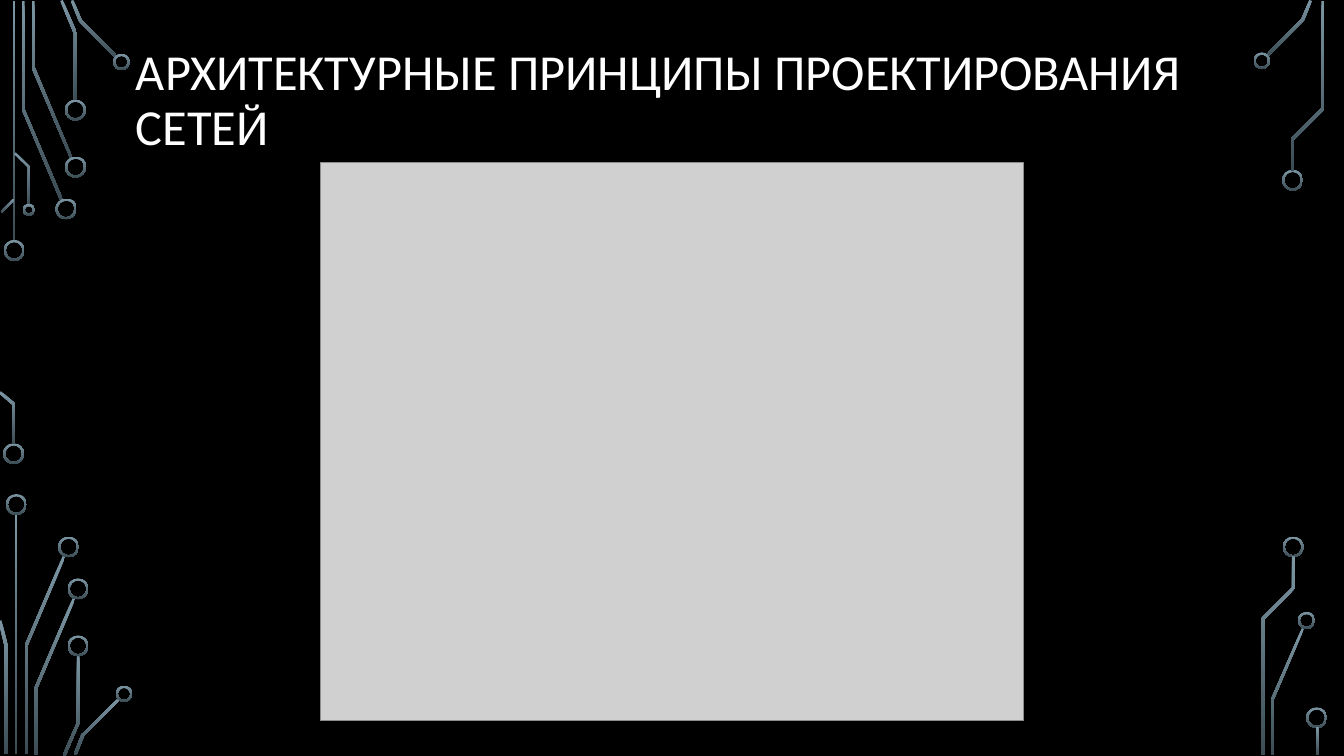
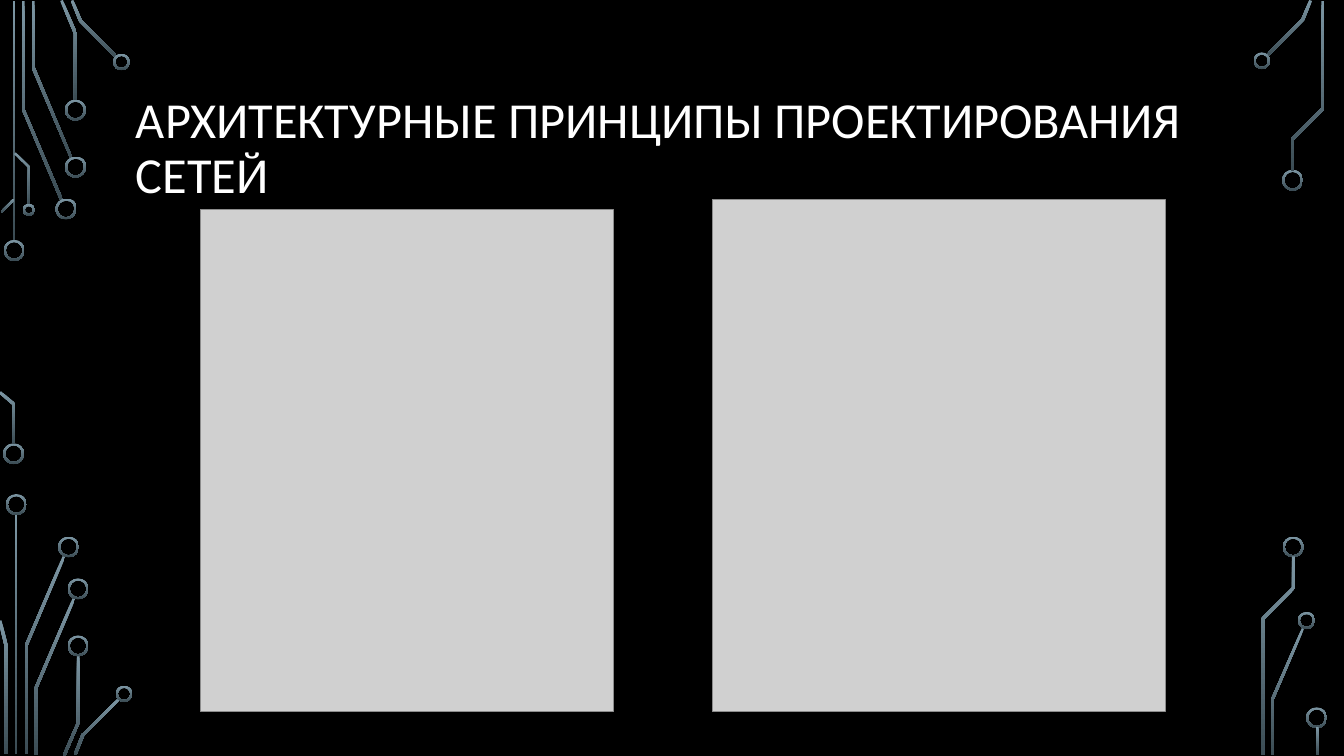
Before and after one commit to nhtgale/itn, a slide deck: slide 3 of 1.3 Architecture/1.3 Architecture.pptx. Drawn at 1344x756 pixels with LibreOffice and Linux fonts; fonts in the diff are those of the drawing; grey boxes stand for pictures; background and template pictures are left out. Boxes give left, top, right and bottom in pixels: in the first picture for what was removed or moved away, otherwise in the second. Text is boxed around its words. In the diff, an @@ line names an element or a change of style, - is before the commit and + after.

```diff
--- a/1.3 Architecture/1.3 Architecture.pptx
+++ b/1.3 Architecture/1.3 Architecture.pptx
@@ title "АРХИТЕКТУРНЫЕ ПРИНЦИПЫ ПРОЕКТИРОВАНИЯ СЕТЕЙ": place and size @@
-title "АРХИТЕКТУРНЫЕ ПРИНЦИПЫ ПРОЕКТИРОВАНИЯ СЕТЕЙ" at <box>136,57,1181,146</box>
+title "АРХИТЕКТУРНЫЕ ПРИНЦИПЫ ПРОЕКТИРОВАНИЯ СЕТЕЙ" at <box>136,105,1181,194</box>
@@ picture removed at <box>321,162,1023,721</box> @@
@@ picture added at <box>713,200,1166,712</box> @@
@@ picture added at <box>201,210,614,712</box> @@
```
Also in this commit, not shown: 4 other slides changed, 4 slides added, 11 other files.
